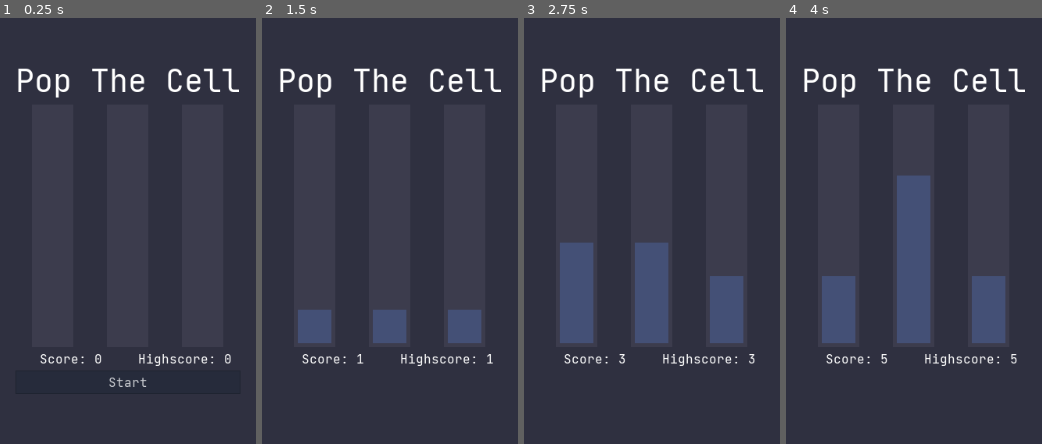
Above: before the commit, frames 1-4 (left to right).
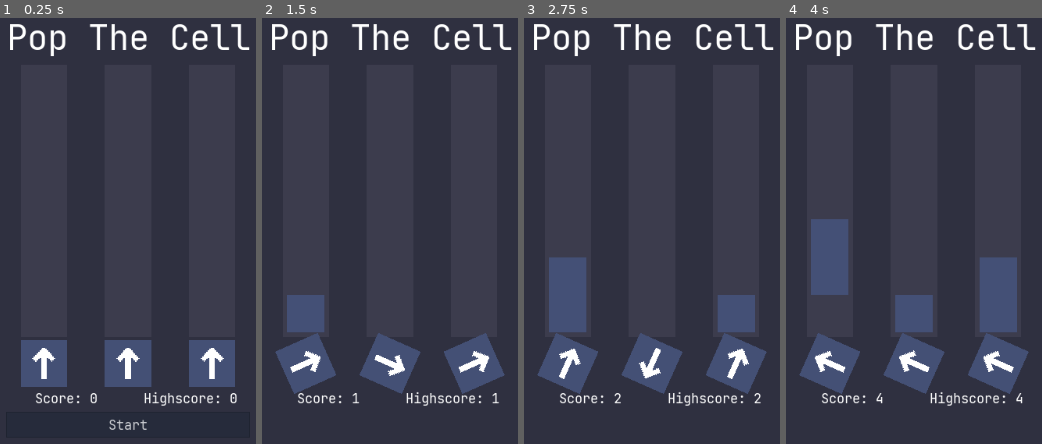
Above: after the commit, the same moments.

Repository: BlockOG/Pop-The-Cell-Godot
Game: Godot game, scene res://Pop The Cell.tscn
Two runs of this game, one before a commit and one after it. Both use one fixed random seed, a clock stepped at 60 frames per second and the inputs below.
Inputs (mouse positions are in pixels of both pictures, inside the frame that each line leads up to; where the layout moved, square brackets give the same spot in the first picture):
- Up to frame 1 (0.25 s): no input
- Up to frame 2 (1.5 s): click "Start" at 0.5 s; click (474, 311) [464, 294] at 1.25 s
- Up to frame 3 (2.75 s): click (567, 311) [577, 226] at 2 s
- Up to frame 4 (4 s): click (839, 260) at 2.77 s; click (839, 324) at 3.52 s

The runs differ from the first frame. In frame 1, 10% of the frame differs, in the area x 3-98%, y 1-97%; in frame 2, 13%; in frame 3, 16%; in frame 4, 19%, in the area x 3-98%, y 1-92%.

Commit message:
Changed the probabilites to be correct, changed tick rate, added generator icon and interpolation with it

Diff:
--- a/Pop The Cell.gd
+++ b/Pop The Cell.gd
@@ -8,25 +8,60 @@
 onready var highScoreLabel = get_node("CenterContainer/VBoxContainer/Scores/Highscore")
 
 # Progress buttons
-onready var buttons1 = get_node("CenterContainer/VBoxContainer/Vertical/ProgressBar/Margin/Vertical")
-onready var buttons2 = get_node("CenterContainer/VBoxContainer/Vertical/ProgressBar2/Margin/Vertical")
-onready var buttons3 = get_node("CenterContainer/VBoxContainer/Vertical/ProgressBar3/Margin/Vertical")
+onready var buttons1 = get_node("CenterContainer/VBoxContainer/Vertical/Vertical/ProgressBar/Margin/Vertical")
+onready var buttons2 = get_node("CenterContainer/VBoxContainer/Vertical/Vertical2/ProgressBar/Margin/Vertical")
+onready var buttons3 = get_node("CenterContainer/VBoxContainer/Vertical/Vertical3/ProgressBar/Margin/Vertical")
+
+onready var buttons = [buttons1, buttons2, buttons3]
+
+# Textures
+onready var generator1 = get_node("CenterContainer/VBoxContainer/Vertical/Vertical/Texture")
+onready var generator2 = get_node("CenterContainer/VBoxContainer/Vertical/Vertical2/Texture")
+onready var generator3 = get_node("CenterContainer/VBoxContainer/Vertical/Vertical3/Texture")
+
+onready var generators = [generator1, generator2, generator3]
 
 # Other nodes
 onready var reStartButton = get_node("CenterContainer/VBoxContainer/(Re)Start")
+onready var tween = get_node("Tween")
 onready var verticalContainer = get_node("CenterContainer/VBoxContainer")
 # Get the original size of verticalContainer
 onready var origVerticalContainerSize = verticalContainer.rect_size
 
-# Create the scores
+# Create the score variables
 var score = 0
 var highscore = score
 
-# Create the tick var
+var dirs = [0, 0, 0]
+
 var tick = 0
+var tick_rate = 4
+var tick_time = 1.0 / tick_rate
+
+
+func load_hi():
+	var file = File.new()
+
+	if file.file_exists("user://highscore"):
+		file.open("user://highscore", file.READ)
+		highscore = file.get_64()
+		highScoreLabel.text = str(highscore)
+
+	file.close()
+
+func save_hi():
+	var file = File.new()
+
+	file.open("user://highscore", file.WRITE)
+	file.store_64(highscore)
+
+	file.close()
 
 
 func _ready():
+	randomize()
+	load_hi()
+
 	# Connect all the buttons
 	for i in range(7):
 		buttons1.get_child(i).connect("pressed", self, "_on_1_pressed", [i])
@@ -34,7 +69,7 @@
 		buttons3.get_child(i).connect("pressed", self, "_on_3_pressed", [i])
 
 	# Set width of window to not be the smallest possible
-	OS.window_size[0] = 1024
+	OS.window_size = Vector2(1024, 600)
 
 
 func create_timer():
@@ -42,7 +77,7 @@
 	var timer = Timer.new()
 
 	# Set timer settings and connect it
-	timer.wait_time = 0.2
+	timer.wait_time = tick_time
 	timer.one_shot = true
 	timer.connect("timeout", self, "_on_Timer_timeout", [timer])
 
@@ -70,6 +105,8 @@
 		buttons2.get_child(i).disabled = true
 		buttons3.get_child(i).disabled = true
 
+	dirs = [0, 0, 0]
+
 	# Start the ticks
 	create_timer()
 
@@ -79,14 +116,27 @@
 	reStartButton.text = "Restart"
 
 
-func do_random_add(buttons):
-	# There's a 1/4 chance that one button is going to be added
-	if (randi() % 4) == 0:
+func do_random_add(index):
+	# There's a 1/2 chance that the "generator" is going to turn left or right
+	if randi() % 2 == 0:
+		dirs[index] += 1
+	else:
+		dirs[index] -= 1
+	tween.interpolate_property(
+		generators[index],
+		"rect_rotation",
+		generators[index].rect_rotation,
+		dirs[index] * 90,
+		tick_time
+	)
+	tween.start()
+
+	if abs(dirs[index] % 4) == 0:
 		for i in range(6, -1, -1):
-			if buttons.get_child(i).disabled:
-				buttons.get_child(i).disabled = false
+			if buttons[index].get_child(i).disabled:
+				buttons[index].get_child(i).disabled = false
 				break
-		if !buttons.get_child(0).disabled: return true
+		if !buttons[index].get_child(0).disabled: return true
 
 	return false
 
@@ -99,12 +149,14 @@
 	# Score updates every 3 ticks
 	if tick % 3 == 0:
 		score += 1
+		if score > highscore: highscore = score
 
 	# Do the random addition to the button lengths, if any button has
 	# a score bigger or equal to 7, stop the game and show the restart button
-	if do_random_add(buttons1) or do_random_add(buttons2) or do_random_add(buttons3):
+	if do_random_add(0) or do_random_add(1) or do_random_add(2):
 		reStartButton.disabled = false
 		reStartButton.modulate.a = 1
+		save_hi()
 		return
 
 	# Create a new timer for the next tick
@@ -112,21 +164,18 @@
 
 
 func _process(_delta):
-	# Set score label
+	# Set score and highscore labels
 	scoreLabel.text = "Score: " + str(score)
-
-	# Set highscore and label
-	if score > highscore: highscore = score
 	highScoreLabel.text = "Highscore: " + str(highscore)
 
 
-func do_button(buttons, i):
+func do_button(index, i):
 	if reStartButton.disabled:
-		buttons.get_child(i).disabled = true
+		buttons[index].get_child(i).disabled = true
 		create_sound()
 
 
 # Subtract 1 from the buttons if the game is started
-func _on_1_pressed(i): do_button(buttons1, i)
-func _on_2_pressed(i): do_button(buttons2, i)
-func _on_3_pressed(i): do_button(buttons3, i)
+func _on_1_pressed(i): do_button(0, i)
+func _on_2_pressed(i): do_button(1, i)
+func _on_3_pressed(i): do_button(2, i)
--- a/Pop The Cell.tscn
+++ b/Pop The Cell.tscn
@@ -1,7 +1,8 @@
-[gd_scene load_steps=18 format=2]
+[gd_scene load_steps=19 format=2]
 
 [ext_resource path="res://JetBrainsMono-Regular.ttf" type="DynamicFontData" id=1]
 [ext_resource path="res://Pop The Cell.gd" type="Script" id=2]
+[ext_resource path="res://Generator.png" type="Texture" id=3]
 
 [sub_resource type="StyleBoxFlat" id=1]
 bg_color = Color( 0.188235, 0.192157, 0.254902, 1 )
@@ -117,9 +118,10 @@
 anchor_bottom = 1.0
 
 [node name="VBoxContainer" type="VBoxContainer" parent="CenterContainer"]
-margin_top = 86.0
-margin_right = 288.0
-margin_bottom = 514.0
+margin_left = 25.0
+margin_top = 25.0
+margin_right = 313.0
+margin_bottom = 510.0
 
 [node name="Name" type="Label" parent="CenterContainer/VBoxContainer"]
 margin_right = 288.0
@@ -131,216 +133,261 @@
 [node name="Vertical" type="HBoxContainer" parent="CenterContainer/VBoxContainer"]
 margin_top = 57.0
 margin_right = 288.0
-margin_bottom = 368.0
+margin_bottom = 425.0
 theme = SubResource( 27 )
 custom_constants/separation = 43
 alignment = 1
 
-[node name="ProgressBar" type="Panel" parent="CenterContainer/VBoxContainer/Vertical"]
+[node name="Vertical" type="VBoxContainer" parent="CenterContainer/VBoxContainer/Vertical"]
 margin_left = 21.0
 margin_right = 74.0
+margin_bottom = 368.0
+
+[node name="ProgressBar" type="Panel" parent="CenterContainer/VBoxContainer/Vertical/Vertical"]
+margin_right = 53.0
 margin_bottom = 311.0
 rect_min_size = Vector2( 53, 311 )
 
-[node name="Margin" type="MarginContainer" parent="CenterContainer/VBoxContainer/Vertical/ProgressBar"]
+[node name="Margin" type="MarginContainer" parent="CenterContainer/VBoxContainer/Vertical/Vertical/ProgressBar"]
 anchor_right = 1.0
 anchor_bottom = 1.0
 margin_left = 5.0
 margin_top = 5.0
 margin_right = -5.0
 margin_bottom = -5.0
-
-[node name="Vertical" type="VBoxContainer" parent="CenterContainer/VBoxContainer/Vertical/ProgressBar/Margin"]
+size_flags_horizontal = 3
+size_flags_vertical = 3
+
+[node name="Vertical" type="VBoxContainer" parent="CenterContainer/VBoxContainer/Vertical/Vertical/ProgressBar/Margin"]
 margin_right = 43.0
 margin_bottom = 301.0
 custom_constants/separation = 0
 
-[node name="Button" type="Button" parent="CenterContainer/VBoxContainer/Vertical/ProgressBar/Margin/Vertical"]
+[node name="Button" type="Button" parent="CenterContainer/VBoxContainer/Vertical/Vertical/ProgressBar/Margin/Vertical"]
 margin_right = 43.0
 margin_bottom = 43.0
 size_flags_vertical = 3
 disabled = true
 
-[node name="Button2" type="Button" parent="CenterContainer/VBoxContainer/Vertical/ProgressBar/Margin/Vertical"]
+[node name="Button2" type="Button" parent="CenterContainer/VBoxContainer/Vertical/Vertical/ProgressBar/Margin/Vertical"]
 margin_top = 43.0
 margin_right = 43.0
 margin_bottom = 86.0
 size_flags_vertical = 3
 disabled = true
 
-[node name="Button3" type="Button" parent="CenterContainer/VBoxContainer/Vertical/ProgressBar/Margin/Vertical"]
+[node name="Button3" type="Button" parent="CenterContainer/VBoxContainer/Vertical/Vertical/ProgressBar/Margin/Vertical"]
 margin_top = 86.0
 margin_right = 43.0
 margin_bottom = 129.0
 size_flags_vertical = 3
 disabled = true
 
-[node name="Button4" type="Button" parent="CenterContainer/VBoxContainer/Vertical/ProgressBar/Margin/Vertical"]
+[node name="Button4" type="Button" parent="CenterContainer/VBoxContainer/Vertical/Vertical/ProgressBar/Margin/Vertical"]
 margin_top = 129.0
 margin_right = 43.0
 margin_bottom = 172.0
 size_flags_vertical = 3
 disabled = true
 
-[node name="Button5" type="Button" parent="CenterContainer/VBoxContainer/Vertical/ProgressBar/Margin/Vertical"]
+[node name="Button5" type="Button" parent="CenterContainer/VBoxContainer/Vertical/Vertical/ProgressBar/Margin/Vertical"]
 margin_top = 172.0
 margin_right = 43.0
 margin_bottom = 215.0
 size_flags_vertical = 3
 disabled = true
 
-[node name="Button6" type="Button" parent="CenterContainer/VBoxContainer/Vertical/ProgressBar/Margin/Vertical"]
+[node name="Button6" type="Button" parent="CenterContainer/VBoxContainer/Vertical/Vertical/ProgressBar/Margin/Vertical"]
 margin_top = 215.0
 margin_right = 43.0
 margin_bottom = 258.0
 size_flags_vertical = 3
 disabled = true
 
-[node name="Button7" type="Button" parent="CenterContainer/VBoxContainer/Vertical/ProgressBar/Margin/Vertical"]
+[node name="Button7" type="Button" parent="CenterContainer/VBoxContainer/Vertical/Vertical/ProgressBar/Margin/Vertical"]
 margin_top = 258.0
 margin_right = 43.0
 margin_bottom = 301.0
 size_flags_vertical = 3
 disabled = true
 
-[node name="ProgressBar2" type="Panel" parent="CenterContainer/VBoxContainer/Vertical"]
+[node name="Texture" type="TextureRect" parent="CenterContainer/VBoxContainer/Vertical/Vertical"]
+margin_top = 315.0
+margin_right = 53.0
+margin_bottom = 368.0
+rect_min_size = Vector2( 0, 53 )
+rect_pivot_offset = Vector2( 26.5, 26.5 )
+texture = ExtResource( 3 )
+expand = true
+
+[node name="Vertical2" type="VBoxContainer" parent="CenterContainer/VBoxContainer/Vertical"]
 margin_left = 117.0
 margin_right = 170.0
+margin_bottom = 368.0
+
+[node name="ProgressBar" type="Panel" parent="CenterContainer/VBoxContainer/Vertical/Vertical2"]
+margin_right = 53.0
 margin_bottom = 311.0
 rect_min_size = Vector2( 53, 311 )
 
-[node name="Margin" type="MarginContainer" parent="CenterContainer/VBoxContainer/Vertical/ProgressBar2"]
+[node name="Margin" type="MarginContainer" parent="CenterContainer/VBoxContainer/Vertical/Vertical2/ProgressBar"]
 anchor_right = 1.0
 anchor_bottom = 1.0
 margin_left = 5.0
 margin_top = 5.0
 margin_right = -5.0
 margin_bottom = -5.0
-
-[node name="Vertical" type="VBoxContainer" parent="CenterContainer/VBoxContainer/Vertical/ProgressBar2/Margin"]
+size_flags_horizontal = 3
+size_flags_vertical = 3
+
+[node name="Vertical" type="VBoxContainer" parent="CenterContainer/VBoxContainer/Vertical/Vertical2/ProgressBar/Margin"]
 margin_right = 43.0
 margin_bottom = 301.0
 custom_constants/separation = 0
 
-[node name="Button" type="Button" parent="CenterContainer/VBoxContainer/Vertical/ProgressBar2/Margin/Vertical"]
+[node name="Button" type="Button" parent="CenterContainer/VBoxContainer/Vertical/Vertical2/ProgressBar/Margin/Vertical"]
 margin_right = 43.0
 margin_bottom = 43.0
 size_flags_vertical = 3
 disabled = true
 
-[node name="Button2" type="Button" parent="CenterContainer/VBoxContainer/Vertical/ProgressBar2/Margin/Vertical"]
+[node name="Button2" type="Button" parent="CenterContainer/VBoxContainer/Vertical/Vertical2/ProgressBar/Margin/Vertical"]
 margin_top = 43.0
 margin_right = 43.0
 margin_bottom = 86.0
 size_flags_vertical = 3
 disabled = true
 
-[node name="Button3" type="Button" parent="CenterContainer/VBoxContainer/Vertical/ProgressBar2/Margin/Vertical"]
+[node name="Button3" type="Button" parent="CenterContainer/VBoxContainer/Vertical/Vertical2/ProgressBar/Margin/Vertical"]
 margin_top = 86.0
 margin_right = 43.0
 margin_bottom = 129.0
 size_flags_vertical = 3
 disabled = true
 
-[node name="Button4" type="Button" parent="CenterContainer/VBoxContainer/Vertical/ProgressBar2/Margin/Vertical"]
+[node name="Button4" type="Button" parent="CenterContainer/VBoxContainer/Vertical/Vertical2/ProgressBar/Margin/Vertical"]
 margin_top = 129.0
 margin_right = 43.0
 margin_bottom = 172.0
 size_flags_vertical = 3
 disabled = true
 
-[node name="Button5" type="Button" parent="CenterContainer/VBoxContainer/Vertical/ProgressBar2/Margin/Vertical"]
+[node name="Button5" type="Button" parent="CenterContainer/VBoxContainer/Vertical/Vertical2/ProgressBar/Margin/Vertical"]
 margin_top = 172.0
 margin_right = 43.0
 margin_bottom = 215.0
 size_flags_vertical = 3
 disabled = true
 
-[node name="Button6" type="Button" parent="CenterContainer/VBoxContainer/Vertical/ProgressBar2/Margin/Vertical"]
+[node name="Button6" type="Button" parent="CenterContainer/VBoxContainer/Vertical/Vertical2/ProgressBar/Margin/Vertical"]
 margin_top = 215.0
 margin_right = 43.0
 margin_bottom = 258.0
 size_flags_vertical = 3
 disabled = true
 
-[node name="Button7" type="Button" parent="CenterContainer/VBoxContainer/Vertical/ProgressBar2/Margin/Vertical"]
+[node name="Button7" type="Button" parent="CenterContainer/VBoxContainer/Vertical/Vertical2/ProgressBar/Margin/Vertical"]
 margin_top = 258.0
 margin_right = 43.0
 margin_bottom = 301.0
 size_flags_vertical = 3
 disabled = true
 
-[node name="ProgressBar3" type="Panel" parent="CenterContainer/VBoxContainer/Vertical"]
+[node name="Texture" type="TextureRect" parent="CenterContainer/VBoxContainer/Vertical/Vertical2"]
+margin_top = 315.0
+margin_right = 53.0
+margin_bottom = 368.0
+rect_min_size = Vector2( 0, 53 )
+rect_pivot_offset = Vector2( 26.5, 26.5 )
+texture = ExtResource( 3 )
+expand = true
+
+[node name="Vertical3" type="VBoxContainer" parent="CenterContainer/VBoxContainer/Vertical"]
 margin_left = 213.0
 margin_right = 266.0
+margin_bottom = 368.0
+
+[node name="ProgressBar" type="Panel" parent="CenterContainer/VBoxContainer/Vertical/Vertical3"]
+margin_right = 53.0
 margin_bottom = 311.0
 rect_min_size = Vector2( 53, 311 )
 
-[node name="Margin" type="MarginContainer" parent="CenterContainer/VBoxContainer/Vertical/ProgressBar3"]
+[node name="Margin" type="MarginContainer" parent="CenterContainer/VBoxContainer/Vertical/Vertical3/ProgressBar"]
 anchor_right = 1.0
 anchor_bottom = 1.0
 margin_left = 5.0
 margin_top = 5.0
 margin_right = -5.0
 margin_bottom = -5.0
-
-[node name="Vertical" type="VBoxContainer" parent="CenterContainer/VBoxContainer/Vertical/ProgressBar3/Margin"]
+size_flags_horizontal = 3
+size_flags_vertical = 3
+
+[node name="Vertical" type="VBoxContainer" parent="CenterContainer/VBoxContainer/Vertical/Vertical3/ProgressBar/Margin"]
 margin_right = 43.0
 margin_bottom = 301.0
 custom_constants/separation = 0
 
-[node name="Button" type="Button" parent="CenterContainer/VBoxContainer/Vertical/ProgressBar3/Margin/Vertical"]
+[node name="Button" type="Button" parent="CenterContainer/VBoxContainer/Vertical/Vertical3/ProgressBar/Margin/Vertical"]
 margin_right = 43.0
 margin_bottom = 43.0
 size_flags_vertical = 3
 disabled = true
 
-[node name="Button2" type="Button" parent="CenterContainer/VBoxContainer/Vertical/ProgressBar3/Margin/Vertical"]
+[node name="Button2" type="Button" parent="CenterContainer/VBoxContainer/Vertical/Vertical3/ProgressBar/Margin/Vertical"]
 margin_top = 43.0
 margin_right = 43.0
 margin_bottom = 86.0
 size_flags_vertical = 3
 disabled = true
 
-[node name="Button3" type="Button" parent="CenterContainer/VBoxContainer/Vertical/ProgressBar3/Margin/Vertical"]
+[node name="Button3" type="Button" parent="CenterContainer/VBoxContainer/Vertical/Vertical3/ProgressBar/Margin/Vertical"]
 margin_top = 86.0
 margin_right = 43.0
 margin_bottom = 129.0
 size_flags_vertical = 3
 disabled = true
 
-[node name="Button4" type="Button" parent="CenterContainer/VBoxContainer/Vertical/ProgressBar3/Margin/Vertical"]
+[node name="Button4" type="Button" parent="CenterContainer/VBoxContainer/Vertical/Vertical3/ProgressBar/Margin/Vertical"]
 margin_top = 129.0
 margin_right = 43.0
 margin_bottom = 172.0
 size_flags_vertical = 3
 disabled = true
 
-[node name="Button5" type="Button" parent="CenterContainer/VBoxContainer/Vertical/ProgressBar3/Margin/Vertical"]
+[node name="Button5" type="Button" parent="CenterContainer/VBoxContainer/Vertical/Vertical3/ProgressBar/Margin/Vertical"]
 margin_top = 172.0
 margin_right = 43.0
 margin_bottom = 215.0
 size_flags_vertical = 3
 disabled = true
 
-[node name="Button6" type="Button" parent="CenterContainer/VBoxContainer/Vertical/ProgressBar3/Margin/Vertical"]
+[node name="Button6" type="Button" parent="CenterContainer/VBoxContainer/Vertical/Vertical3/ProgressBar/Margin/Vertical"]
 margin_top = 215.0
 margin_right = 43.0
 margin_bottom = 258.0
 size_flags_vertical = 3
 disabled = true
 
-[node name="Button7" type="Button" parent="CenterContainer/VBoxContainer/Vertical/ProgressBar3/Margin/Vertical"]
+[node name="Button7" type="Button" parent="CenterContainer/VBoxContainer/Vertical/Vertical3/ProgressBar/Margin/Vertical"]
 margin_top = 258.0
 margin_right = 43.0
 margin_bottom = 301.0
 size_flags_vertical = 3
 disabled = true
 
+[node name="Texture" type="TextureRect" parent="CenterContainer/VBoxContainer/Vertical/Vertical3"]
+margin_top = 315.0
+margin_right = 53.0
+margin_bottom = 368.0
+rect_min_size = Vector2( 0, 53 )
+rect_pivot_offset = Vector2( 26.5, 26.5 )
+texture = ExtResource( 3 )
+expand = true
+
 [node name="Scores" type="HBoxContainer" parent="CenterContainer/VBoxContainer"]
-margin_top = 372.0
+margin_top = 429.0
 margin_right = 288.0
-margin_bottom = 394.0
+margin_bottom = 451.0
 alignment = 1
 
 [node name="Score" type="Label" parent="CenterContainer/VBoxContainer/Scores"]
@@ -361,10 +408,12 @@
 align = 1
 
 [node name="(Re)Start" type="Button" parent="CenterContainer/VBoxContainer"]
-margin_top = 398.0
+margin_top = 455.0
 margin_right = 288.0
-margin_bottom = 428.0
+margin_bottom = 485.0
 theme = SubResource( 18 )
 text = "Start"
 
+[node name="Tween" type="Tween" parent="."]
+
 [connection signal="pressed" from="CenterContainer/VBoxContainer/(Re)Start" to="." method="_on_ReStart_pressed"]
--- a/project.godot
+++ b/project.godot
@@ -16,10 +16,11 @@
 
 [display]
 
-window/size/width=288
+window/size/width=338
+window/size/height=535
 window/handheld/orientation="sensor_portrait"
-window/stretch/mode="viewport"
-window/stretch/aspect="keep_height"
+window/stretch/mode="2d"
+window/stretch/aspect="expand"
 
 [physics]
 
Binary file added: Generator.png
Not shown, added: Generator.png.import
